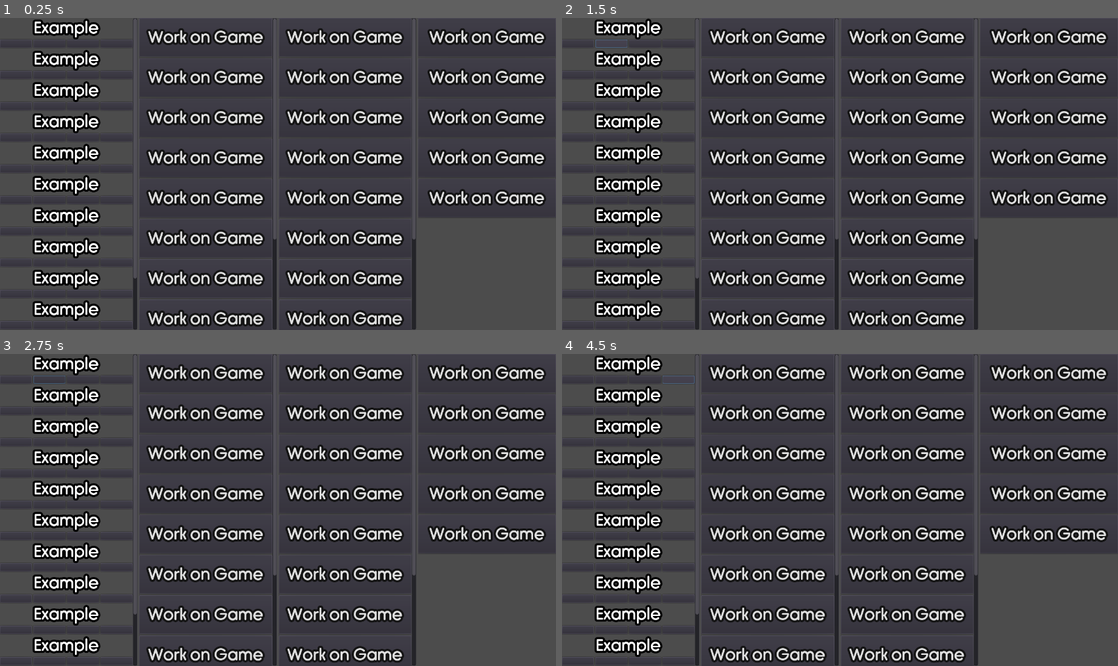
Above: before the commit, frames 1-4 (two rows, left to right).
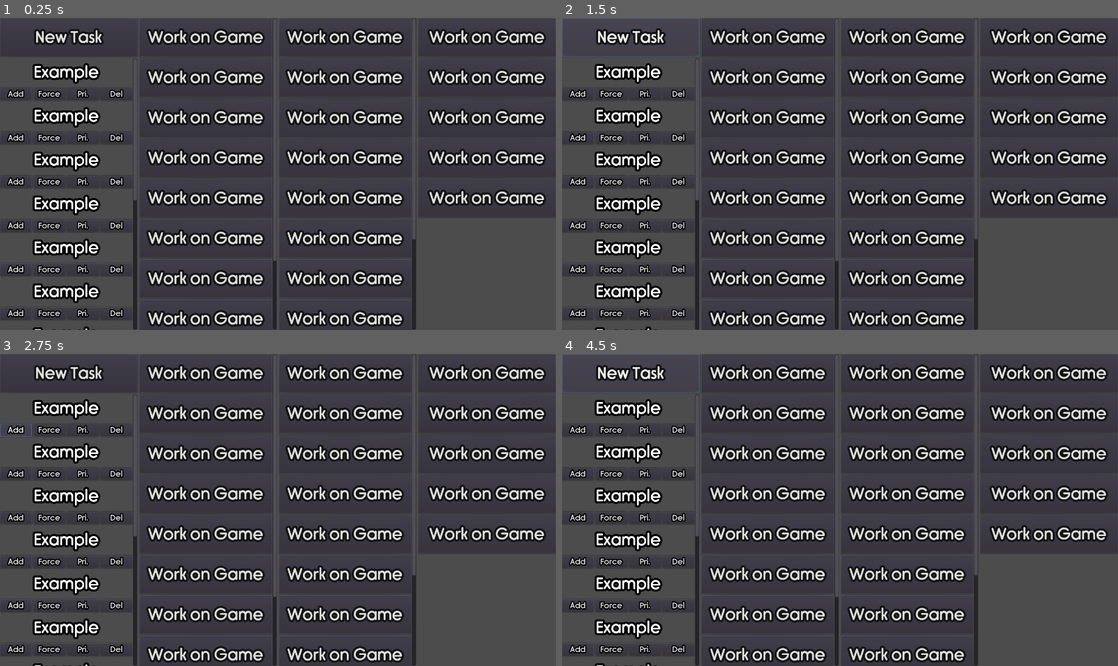
Above: after the commit, the same moments.

Repository: Tzeryushi/Daily-Driving
Game: Godot game, scene res://MainBlock.tscn
The game is run twice, just before and just after one commit, with the same random seed, the same clock (stepped at 60 frames per second) and the same inputs.
Inputs (mouse positions are in pixels of both pictures, inside the frame that each line leads up to):
- Up to frame 1 (0.25 s): no input
- Up to frame 2 (1.5 s): click (578, 42) at 0.52 s; click (612, 42) at 1.27 s
- Up to frame 3 (2.75 s): click (16, 428) at 2 s, where only the run after the commit has a clickable "Add"
- Up to frame 4 (4.5 s): click (645, 378) at 2.77 s; click (612, 428) at 3.5 s, where only the run after the commit has a clickable "Force"; click (678, 378) at 4.27 s

The runs differ from the first frame. In frame 1, 8.3% of the frame differs, in the area x 0-50%, y 0-100%; in frame 2, 8.4%; in frame 3, 8.3%; in frame 4, 8.4%.

Commit message:
Expanded templates

Diff:
--- /dev/null
+++ b/DailyElement.tscn
@@ -0,0 +1,44 @@
+[gd_scene load_steps=2 format=2]
+
+[ext_resource path="res://ElementScor.tres" type="Theme" id=1]
+
+[node name="DailyElement" type="VBoxContainer"]
+anchor_right = 1.0
+anchor_bottom = 1.0
+margin_right = -1077.0
+margin_bottom = -666.0
+rect_pivot_offset = Vector2( -270, -147 )
+
+[node name="Label" type="Label" parent="."]
+margin_right = 289.0
+margin_bottom = 49.0
+size_flags_horizontal = 3
+size_flags_vertical = 6
+theme = ExtResource( 1 )
+text = "Example"
+align = 1
+valign = 1
+
+[node name="HBoxContainer" type="HBoxContainer" parent="."]
+margin_top = 53.0
+margin_right = 289.0
+margin_bottom = 102.0
+size_flags_horizontal = 3
+size_flags_vertical = 3
+
+[node name="Button" type="Button" parent="HBoxContainer"]
+margin_right = 93.0
+margin_bottom = 49.0
+size_flags_horizontal = 3
+
+[node name="Button2" type="Button" parent="HBoxContainer"]
+margin_left = 97.0
+margin_right = 191.0
+margin_bottom = 49.0
+size_flags_horizontal = 3
+
+[node name="Button4" type="Button" parent="HBoxContainer"]
+margin_left = 195.0
+margin_right = 289.0
+margin_bottom = 49.0
+size_flags_horizontal = 3
--- a/Element.tscn
+++ b/Element.tscn
@@ -1,8 +1,20 @@
-[gd_scene load_steps=2 format=2]
+[gd_scene load_steps=5 format=2]
 
 [ext_resource path="res://ElementScor.tres" type="Theme" id=1]
+[ext_resource path="res://rimouski sb.otf" type="DynamicFontData" id=2]
 
-[node name="Control" type="VBoxContainer"]
+[sub_resource type="DynamicFont" id=1]
+size = 20
+outline_size = 3
+outline_color = Color( 0, 0, 0, 1 )
+use_mipmaps = true
+use_filter = true
+font_data = ExtResource( 2 )
+
+[sub_resource type="Theme" id=2]
+Button/fonts/font = SubResource( 1 )
+
+[node name="Element" type="VBoxContainer"]
 anchor_right = 1.0
 anchor_bottom = 1.0
 margin_right = -1096.0
@@ -12,7 +24,7 @@
 
 [node name="Label" type="Label" parent="."]
 margin_right = 270.0
-margin_bottom = 49.0
+margin_bottom = 69.0
 size_flags_horizontal = 3
 size_flags_vertical = 6
 theme = ExtResource( 1 )
@@ -21,31 +33,39 @@
 valign = 1
 
 [node name="HBoxContainer" type="HBoxContainer" parent="."]
-margin_top = 53.0
+margin_top = 73.0
 margin_right = 270.0
-margin_bottom = 97.0
+margin_bottom = 104.0
 size_flags_horizontal = 3
 size_flags_vertical = 3
 
 [node name="Button" type="Button" parent="HBoxContainer"]
 margin_right = 64.0
-margin_bottom = 44.0
+margin_bottom = 31.0
 size_flags_horizontal = 3
+theme = SubResource( 2 )
+text = "Add"
 
 [node name="Button2" type="Button" parent="HBoxContainer"]
 margin_left = 68.0
-margin_right = 133.0
-margin_bottom = 44.0
+margin_right = 134.0
+margin_bottom = 31.0
 size_flags_horizontal = 3
+theme = SubResource( 2 )
+text = "Force"
 
 [node name="Button3" type="Button" parent="HBoxContainer"]
-margin_left = 137.0
-margin_right = 201.0
-margin_bottom = 44.0
+margin_left = 138.0
+margin_right = 202.0
+margin_bottom = 31.0
 size_flags_horizontal = 3
+theme = SubResource( 2 )
+text = "Pri."
 
 [node name="Button4" type="Button" parent="HBoxContainer"]
-margin_left = 205.0
+margin_left = 206.0
 margin_right = 270.0
-margin_bottom = 44.0
+margin_bottom = 31.0
 size_flags_horizontal = 3
+theme = SubResource( 2 )
+text = "Del"
--- a/ElementScor.tres
+++ b/ElementScor.tres
@@ -16,6 +16,10 @@
 size = 40
 outline_size = 5
 outline_color = Color( 0, 0, 0, 1 )
+use_mipmaps = true
+use_filter = true
+extra_spacing_top = 10
+extra_spacing_bottom = 10
 font_data = ExtResource( 1 )
 
 [resource]
--- a/MainBlock.tscn
+++ b/MainBlock.tscn
@@ -11,100 +11,114 @@
 anchor_right = 1.0
 anchor_bottom = 1.0
 
-[node name="Pool" type="ScrollContainer" parent="HBoxContainer"]
+[node name="VBoxContainer" type="VBoxContainer" parent="HBoxContainer"]
 margin_right = 338.0
 margin_bottom = 768.0
 size_flags_horizontal = 3
 size_flags_vertical = 3
 
-[node name="VBoxContainer" type="VBoxContainer" parent="HBoxContainer/Pool"]
-margin_right = 326.0
-margin_bottom = 920.0
-size_flags_horizontal = 3
-size_flags_vertical = 3
-
-[node name="Control" parent="HBoxContainer/Pool/VBoxContainer" instance=ExtResource( 2 )]
-anchor_right = 0.0
-anchor_bottom = 0.0
-margin_right = 326.0
-margin_bottom = 73.0
-
-[node name="Control2" parent="HBoxContainer/Pool/VBoxContainer" instance=ExtResource( 2 )]
-anchor_right = 0.0
-anchor_bottom = 0.0
-margin_top = 77.0
-margin_right = 326.0
-margin_bottom = 150.0
-
-[node name="Control3" parent="HBoxContainer/Pool/VBoxContainer" instance=ExtResource( 2 )]
-anchor_right = 0.0
-anchor_bottom = 0.0
-margin_top = 154.0
-margin_right = 326.0
-margin_bottom = 227.0
-
-[node name="Control4" parent="HBoxContainer/Pool/VBoxContainer" instance=ExtResource( 2 )]
-anchor_right = 0.0
-anchor_bottom = 0.0
-margin_top = 231.0
-margin_right = 326.0
-margin_bottom = 304.0
-
-[node name="Control5" parent="HBoxContainer/Pool/VBoxContainer" instance=ExtResource( 2 )]
-anchor_right = 0.0
-anchor_bottom = 0.0
-margin_top = 308.0
-margin_right = 326.0
-margin_bottom = 381.0
-
-[node name="Control6" parent="HBoxContainer/Pool/VBoxContainer" instance=ExtResource( 2 )]
-anchor_right = 0.0
-anchor_bottom = 0.0
-margin_top = 385.0
-margin_right = 326.0
-margin_bottom = 458.0
-
-[node name="Control7" parent="HBoxContainer/Pool/VBoxContainer" instance=ExtResource( 2 )]
-anchor_right = 0.0
-anchor_bottom = 0.0
-margin_top = 462.0
-margin_right = 326.0
-margin_bottom = 535.0
-
-[node name="Control8" parent="HBoxContainer/Pool/VBoxContainer" instance=ExtResource( 2 )]
-anchor_right = 0.0
-anchor_bottom = 0.0
-margin_top = 539.0
-margin_right = 326.0
-margin_bottom = 612.0
-
-[node name="Control9" parent="HBoxContainer/Pool/VBoxContainer" instance=ExtResource( 2 )]
-anchor_right = 0.0
-anchor_bottom = 0.0
-margin_top = 616.0
-margin_right = 326.0
-margin_bottom = 689.0
-
-[node name="Control10" parent="HBoxContainer/Pool/VBoxContainer" instance=ExtResource( 2 )]
-anchor_right = 0.0
-anchor_bottom = 0.0
-margin_top = 693.0
-margin_right = 326.0
-margin_bottom = 766.0
-
-[node name="Control11" parent="HBoxContainer/Pool/VBoxContainer" instance=ExtResource( 2 )]
-anchor_right = 0.0
-anchor_bottom = 0.0
-margin_top = 770.0
-margin_right = 326.0
-margin_bottom = 843.0
-
-[node name="Control12" parent="HBoxContainer/Pool/VBoxContainer" instance=ExtResource( 2 )]
-anchor_right = 0.0
-anchor_bottom = 0.0
-margin_top = 847.0
-margin_right = 326.0
-margin_bottom = 920.0
+[node name="NewElement" type="Button" parent="HBoxContainer/VBoxContainer"]
+margin_right = 338.0
+margin_bottom = 95.0
+mouse_filter = 1
+theme = ExtResource( 1 )
+text = "New Task"
+
+[node name="Pool" type="ScrollContainer" parent="HBoxContainer/VBoxContainer"]
+margin_top = 99.0
+margin_right = 338.0
+margin_bottom = 768.0
+size_flags_horizontal = 3
+size_flags_vertical = 3
+
+[node name="VBoxContainer" type="VBoxContainer" parent="HBoxContainer/VBoxContainer/Pool"]
+margin_right = 326.0
+margin_bottom = 1292.0
+size_flags_horizontal = 3
+size_flags_vertical = 3
+
+[node name="Control" parent="HBoxContainer/VBoxContainer/Pool/VBoxContainer" instance=ExtResource( 2 )]
+anchor_right = 0.0
+anchor_bottom = 0.0
+margin_right = 326.0
+margin_bottom = 104.0
+
+[node name="Control2" parent="HBoxContainer/VBoxContainer/Pool/VBoxContainer" instance=ExtResource( 2 )]
+anchor_right = 0.0
+anchor_bottom = 0.0
+margin_top = 108.0
+margin_right = 326.0
+margin_bottom = 212.0
+
+[node name="Control3" parent="HBoxContainer/VBoxContainer/Pool/VBoxContainer" instance=ExtResource( 2 )]
+anchor_right = 0.0
+anchor_bottom = 0.0
+margin_top = 216.0
+margin_right = 326.0
+margin_bottom = 320.0
+
+[node name="Control4" parent="HBoxContainer/VBoxContainer/Pool/VBoxContainer" instance=ExtResource( 2 )]
+anchor_right = 0.0
+anchor_bottom = 0.0
+margin_top = 324.0
+margin_right = 326.0
+margin_bottom = 428.0
+
+[node name="Control5" parent="HBoxContainer/VBoxContainer/Pool/VBoxContainer" instance=ExtResource( 2 )]
+anchor_right = 0.0
+anchor_bottom = 0.0
+margin_top = 432.0
+margin_right = 326.0
+margin_bottom = 536.0
+
+[node name="Control6" parent="HBoxContainer/VBoxContainer/Pool/VBoxContainer" instance=ExtResource( 2 )]
+anchor_right = 0.0
+anchor_bottom = 0.0
+margin_top = 540.0
+margin_right = 326.0
+margin_bottom = 644.0
+
+[node name="Control7" parent="HBoxContainer/VBoxContainer/Pool/VBoxContainer" instance=ExtResource( 2 )]
+anchor_right = 0.0
+anchor_bottom = 0.0
+margin_top = 648.0
+margin_right = 326.0
+margin_bottom = 752.0
+
+[node name="Control8" parent="HBoxContainer/VBoxContainer/Pool/VBoxContainer" instance=ExtResource( 2 )]
+anchor_right = 0.0
+anchor_bottom = 0.0
+margin_top = 756.0
+margin_right = 326.0
+margin_bottom = 860.0
+
+[node name="Control9" parent="HBoxContainer/VBoxContainer/Pool/VBoxContainer" instance=ExtResource( 2 )]
+anchor_right = 0.0
+anchor_bottom = 0.0
+margin_top = 864.0
+margin_right = 326.0
+margin_bottom = 968.0
+
+[node name="Control10" parent="HBoxContainer/VBoxContainer/Pool/VBoxContainer" instance=ExtResource( 2 )]
+anchor_right = 0.0
+anchor_bottom = 0.0
+margin_top = 972.0
+margin_right = 326.0
+margin_bottom = 1076.0
+
+[node name="Control11" parent="HBoxContainer/VBoxContainer/Pool/VBoxContainer" instance=ExtResource( 2 )]
+anchor_right = 0.0
+anchor_bottom = 0.0
+margin_top = 1080.0
+margin_right = 326.0
+margin_bottom = 1184.0
+
+[node name="Control12" parent="HBoxContainer/VBoxContainer/Pool/VBoxContainer" instance=ExtResource( 2 )]
+anchor_right = 0.0
+anchor_bottom = 0.0
+margin_top = 1188.0
+margin_right = 326.0
+margin_bottom = 1292.0
 
 [node name="DailyTasks" type="ScrollContainer" parent="HBoxContainer"]
 margin_left = 342.0
@@ -115,18 +129,18 @@
 
 [node name="VBoxContainer" type="VBoxContainer" parent="HBoxContainer/DailyTasks"]
 margin_right = 327.0
-margin_bottom = 1085.0
-size_flags_horizontal = 3
-size_flags_vertical = 3
-
-[node name="Button" type="Button" parent="HBoxContainer/DailyTasks/VBoxContainer"]
+margin_bottom = 986.0
+size_flags_horizontal = 3
+size_flags_vertical = 3
+
+[node name="Button2" type="Button" parent="HBoxContainer/DailyTasks/VBoxContainer"]
 margin_right = 327.0
 margin_bottom = 95.0
 mouse_filter = 1
 theme = ExtResource( 1 )
 text = "Work on Game"
 
-[node name="Button2" type="Button" parent="HBoxContainer/DailyTasks/VBoxContainer"]
+[node name="Button3" type="Button" parent="HBoxContainer/DailyTasks/VBoxContainer"]
 margin_top = 99.0
 margin_right = 327.0
 margin_bottom = 194.0
@@ -134,7 +148,7 @@
 theme = ExtResource( 1 )
 text = "Work on Game"
 
-[node name="Button3" type="Button" parent="HBoxContainer/DailyTasks/VBoxContainer"]
+[node name="Button4" type="Button" parent="HBoxContainer/DailyTasks/VBoxContainer"]
 margin_top = 198.0
 margin_right = 327.0
 margin_bottom = 293.0
@@ -142,7 +156,7 @@
 theme = ExtResource( 1 )
 text = "Work on Game"
 
-[node name="Button4" type="Button" parent="HBoxContainer/DailyTasks/VBoxContainer"]
+[node name="Button5" type="Button" parent="HBoxContainer/DailyTasks/VBoxContainer"]
 margin_top = 297.0
 margin_right = 327.0
 margin_bottom = 392.0
@@ -150,7 +164,7 @@
 theme = ExtResource( 1 )
 text = "Work on Game"
 
-[node name="Button5" type="Button" parent="HBoxContainer/DailyTasks/VBoxContainer"]
+[node name="Button6" type="Button" parent="HBoxContainer/DailyTasks/VBoxContainer"]
 margin_top = 396.0
 margin_right = 327.0
 margin_bottom = 491.0
@@ -158,7 +172,7 @@
 theme = ExtResource( 1 )
 text = "Work on Game"
 
-[node name="Button6" type="Button" parent="HBoxContainer/DailyTasks/VBoxContainer"]
+[node name="Button7" type="Button" parent="HBoxContainer/DailyTasks/VBoxContainer"]
 margin_top = 495.0
 margin_right = 327.0
 margin_bottom = 590.0
@@ -166,7 +180,7 @@
 theme = ExtResource( 1 )
 text = "Work on Game"
 
-[node name="Button7" type="Button" parent="HBoxContainer/DailyTasks/VBoxContainer"]
+[node name="Button8" type="Button" parent="HBoxContainer/DailyTasks/VBoxContainer"]
 margin_top = 594.0
 margin_right = 327.0
 margin_bottom = 689.0
@@ -174,7 +188,7 @@
 theme = ExtResource( 1 )
 text = "Work on Game"
 
-[node name="Button8" type="Button" parent="HBoxContainer/DailyTasks/VBoxContainer"]
+[node name="Button9" type="Button" parent="HBoxContainer/DailyTasks/VBoxContainer"]
 margin_top = 693.0
 margin_right = 327.0
 margin_bottom = 788.0
@@ -182,7 +196,7 @@
 theme = ExtResource( 1 )
 text = "Work on Game"
 
-[node name="Button9" type="Button" parent="HBoxContainer/DailyTasks/VBoxContainer"]
+[node name="Button10" type="Button" parent="HBoxContainer/DailyTasks/VBoxContainer"]
 margin_top = 792.0
 margin_right = 327.0
 margin_bottom = 887.0
@@ -190,18 +204,10 @@
 theme = ExtResource( 1 )
 text = "Work on Game"
 
-[node name="Button10" type="Button" parent="HBoxContainer/DailyTasks/VBoxContainer"]
+[node name="Button11" type="Button" parent="HBoxContainer/DailyTasks/VBoxContainer"]
 margin_top = 891.0
 margin_right = 327.0
 margin_bottom = 986.0
-mouse_filter = 1
-theme = ExtResource( 1 )
-text = "Work on Game"
-
-[node name="Button11" type="Button" parent="HBoxContainer/DailyTasks/VBoxContainer"]
-margin_top = 990.0
-margin_right = 327.0
-margin_bottom = 1085.0
 mouse_filter = 1
 theme = ExtResource( 1 )
 text = "Work on Game"
--- /dev/null
+++ b/PoppedElement.tscn
@@ -0,0 +1,50 @@
+[gd_scene load_steps=2 format=2]
+
+[ext_resource path="res://ElementScor.tres" type="Theme" id=1]
+
+[node name="PoppedElement" type="VBoxContainer"]
+anchor_right = 1.0
+anchor_bottom = 1.0
+margin_right = -1058.0
+margin_bottom = -659.0
+
+[node name="Label" type="Label" parent="."]
+margin_top = 1.0
+margin_right = 308.0
+margin_bottom = 50.0
+size_flags_horizontal = 3
+size_flags_vertical = 6
+theme = ExtResource( 1 )
+text = "Example"
+align = 1
+valign = 1
+
+[node name="HBoxContainer" type="HBoxContainer" parent="."]
+margin_top = 56.0
+margin_right = 308.0
+margin_bottom = 109.0
+size_flags_horizontal = 3
+size_flags_vertical = 3
+
+[node name="Button" type="Button" parent="HBoxContainer"]
+margin_right = 74.0
+margin_bottom = 53.0
+size_flags_horizontal = 3
+
+[node name="Button2" type="Button" parent="HBoxContainer"]
+margin_left = 78.0
+margin_right = 152.0
+margin_bottom = 53.0
+size_flags_horizontal = 3
+
+[node name="Button3" type="Button" parent="HBoxContainer"]
+margin_left = 156.0
+margin_right = 230.0
+margin_bottom = 53.0
+size_flags_horizontal = 3
+
+[node name="Button4" type="Button" parent="HBoxContainer"]
+margin_left = 234.0
+margin_right = 308.0
+margin_bottom = 53.0
+size_flags_horizontal = 3
